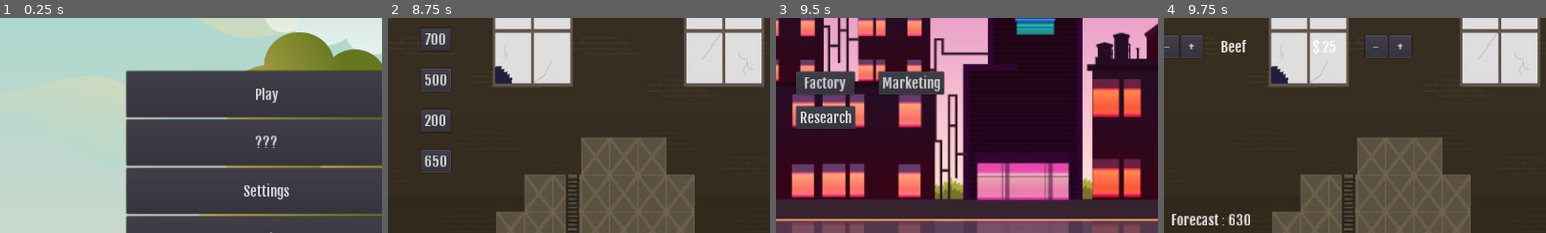
Above: before the commit, frames 1-4 (left to right).
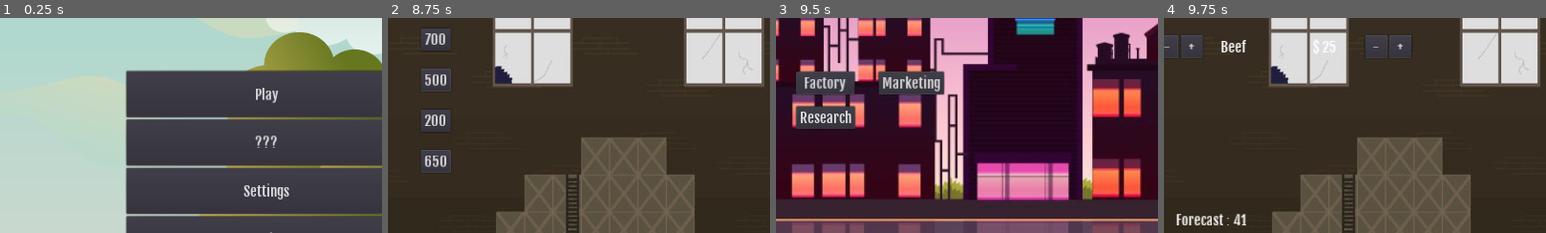
Above: after the commit, the same moments.

Repository: Keyka/SosisChainManagement
Game: Godot game, scene res://Scene/Mainmenu.tscn
Two runs of this game, one before a commit and one after it. Both use one fixed random seed, a clock stepped at 60 frames per second and the inputs below.
Inputs:
- Up to frame 1 (0.25 s): no input
- Up to frame 2 (8.75 s): click "???" at 0.5 s; click "Play" at 1.25 s; click "=" at 2 s; click "Farm" at 2.75 s; click "<" at 3.5 s; click "Factory" at 4.25 s; click "700" at 5 s; click "500" at 5.75 s; click "200" at 6.5 s; click "650" at 7.25 s; click "=" at 8 s
- Up to frame 3 (9.5 s): click "<" at 8.75 s
- Up to frame 4 (9.75 s): click "Marketing" at 9.5 s
The pictures show only the part of the screen within x 44-94%, y 38-88%; the shares and areas given below are measured in that part.

Frames 1-3 are identical in both runs. In frame 4, 0.8% of the frame differs, in the area x 2-23%, y 91-97%.

Commit message:
Fix method?

Diff:
--- a/Scene/Play.tscn
+++ b/Scene/Play.tscn
@@ -13,7 +13,7 @@
 [ext_resource path="res://Scene/Popup/PopUpResearch.tscn" type="PackedScene" id=11]
 [ext_resource path="res://Scene/Popup/PopUpWarehouse.tscn" type="PackedScene" id=12]
 
-[node name="Play" type="Node" index="0"]
+[node name="Play" type="Node"]
 
 script = ExtResource( 1 )
 
--- a/Scene/Popup/PopUpMarketing.tscn
+++ b/Scene/Popup/PopUpMarketing.tscn
@@ -1098,13 +1098,20 @@
 max_lines_visible = -1
 _sections_unfolded = [ "Theme" ]
 
-[node name="OneDayIngame" type="Timer" parent="." index="1"]
+[node name="Reforecast" type="Timer" parent="." index="1"]
 
 process_mode = 1
 wait_time = 10.0
 one_shot = false
 autostart = true
 
+[node name="Realpha" type="Timer" parent="." index="2"]
+
+process_mode = 1
+wait_time = 40.0
+one_shot = false
+autostart = true
+
 [connection signal="pressed" from="Container/Center/HBox/Content/btnSR" to="." method="_on_btnSR_pressed"]
 
 [connection signal="pressed" from="Container/Center/HBox/Content/btnSR3" to="." method="_on_btnSR3_pressed"]
@@ -1145,4 +1152,6 @@
 
 [connection signal="pressed" from="Container/Center/HBox/Content2/btnExR4" to="." method="_on_btnExR4_pressed"]
 
-[connection signal="timeout" from="OneDayIngame" to="." method="_on_OneDayIngame_timeout"]
+[connection signal="timeout" from="Reforecast" to="." method="_on_Reforecast_timeout"]
+
+[connection signal="timeout" from="Realpha" to="." method="_on_Realpha_timeout"]
--- a/Script/Global.gd
+++ b/Script/Global.gd
@@ -31,10 +31,11 @@
 var vBeef = [25,25,25,25,25]
 
 #SES
-var curp = 630.1
-var cur = 700
+var curp = 41
+var cur = 57
+var next = 93
 var alpha = 0.9
-var nextp = 630.1
+var nextp = 41
 
 func _ready():
 	# Called every time the node is added to the scene.
--- a/Script/PopUpMarketing.gd
+++ b/Script/PopUpMarketing.gd
@@ -1,9 +1,10 @@
 extends Container
 
 var type = ["S","Entry","Mid","High","Ex"]
-
+var alphaArray = [[0.1,0],[0.2,0],[0.3,0],[0.4,0],[0.5,0],[0.6,0],[0.7,0],[0.8,0],[0.9,0]]
 
 func _ready():
+
 	refreshPrice()
 	pass
 
@@ -13,20 +14,45 @@
 		get_node("/root/Play/PopUpMarketing/Container/Center/HBox/Content2/lbl" + type[i] + "Price2").text = "$ " + str(Global.hBeef[i])
 
 
-func _on_OneDayIngame_timeout():
-	if Global.date % 7 == 1 :
-		SES()
+func _on_Reforecast_timeout():
+	#Single Expo Smoo
+	Global.curp = Global.nextp
+	Global.cur = Global.next
+	Global.nextp = SES(Global.alpha)
 	pass # replace with function body
 
-func SES():
-	Global.nextp = (Global.alpha * Global.cur) + ( 1 - Global.alpha ) * Global.curp
-	print("----------------------------------------")
-	print("Forecast " + str(Global.nextp))
-	print("Produksi " + str(Global.cur))
-	print("Forecast Sebelum " + str(Global.curp))
-	print("Alpha " + str(Global.alpha))
-	Global.curp = Global.nextp
-	pass
+func _on_Realpha_timeout():
+	#mengisi error
+	print("looping pengisian error")
+	for i in range(alphaArray.size()):
+		alphaArray[i][1] = SESerror(SES(alphaArray[i][0]))
+		print("Alpha " + str(alphaArray[i][0]) + " : " + str(alphaArray[i][1]) )
+	#mencari error terendah
+	var min_val = 0
+	for i in range(alphaArray.size()):
+		min_val = min(min_val, alphaArray[i][1])
+	#mencari alpha
+	var alp = alphaArray.find(min_val)
+	Global.alpha = alphaArray[alp][0]
+	print(Global.alpha)
+	pass # replace with function body
+
+func SESerror(prediksi):
+	var er = abs((Global.next - prediksi) / Global.next / 100)
+	return er
+
+func SES(alpha):
+#	Global.nextp = (Global.alpha * Global.cur) + ( 1 - Global.alpha ) * Global.curp
+#	print("----------------------------------------")
+#	print("Forecast " + str(Global.nextp))
+#	print("Produksi " + str(Global.cur))
+#	print("Forecast Sebelum " + str(Global.curp))
+#	print("Alpha " + str(Global.alpha))
+#	Global.curp = Global.nextp
+
+	var hasil = (alpha * Global.cur) + ( 1 - alpha ) * Global.curp
+	print("SES : " + str(hasil))
+	return hasil
 
 func _process(delta):
 	get_node("Container/Center2/lblTarget").text = "Forecast : " + str(Global.nextp).pad_decimals(0)
Not shown, changed: SCM.apk
